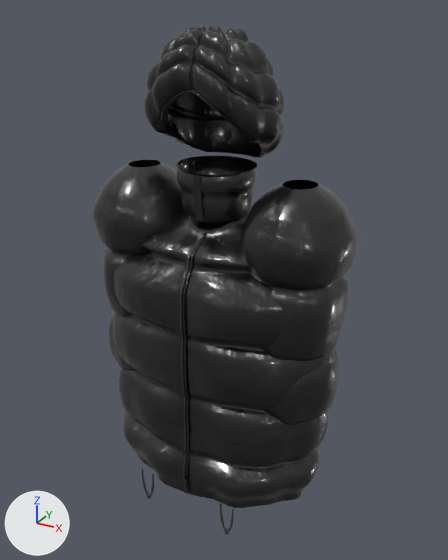
Renders of the glTF model assets/glossy-hooded-puffer.glb from each side of a commit.
The view is the same before and after, from a camera (50 mm lens) standing at (0.609, -1.079, 1.723) and looking at (0.008, 0.013, 1.177). Lighting does not change. The marker at lower left points along +X, +Y and +Z. The older version comes first. Vertices at exactly the same position are counted once.

The first picture shows 'Hood mouth edge#6', 'Measured garment body#0', 'Quilted hood#4', 'Sleeve#19', 'Sleeve#23', 'Stand collar#2', 'Zip tape#7' and 6 more.
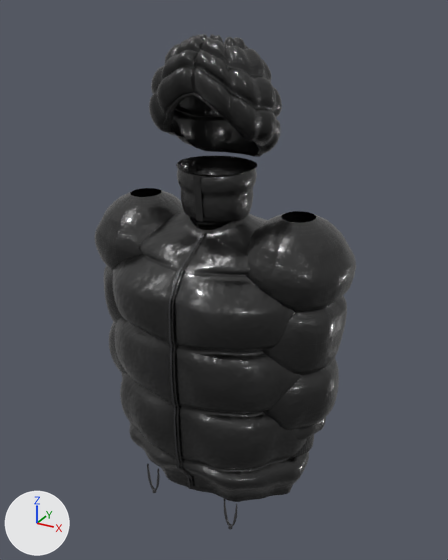
Patch to the scene script:
```diff
--- a/assets/glossy-hooded-puffer.glb.py
+++ b/assets/glossy-hooded-puffer.glb.py
@@ me_measured_garment_body_0 @@
 # used by ob_measured_garment_body_0; location = (0.0, 0.0, 0.0)
-me_measured_garment_body_0.from_pydata(...)  # 9409 vertices, 18432 faces; spans x -0.273..0.275, y -0.161..0.168, z 0.7..1.34
+me_measured_garment_body_0.from_pydata(...)  # 9409 vertices, 18432 faces; spans x -0.245..0.247, y -0.194..0.202, z 0.7..1.34
+# me_measured_garment_body_0 part 1: 8429 of 9409 vertices moved; they spanned x -0.273..0.275, y -0.161..0.168, z 0.7..1.274 and now span x -0.245..0.247, y -0.194..0.202, z 0.7..1.274; mean shift (0.0, 0.0, 0.0); largest move (0.0, -0.142, 1.114) -> (0.0, -0.182, 1.114)
 me_measured_garment_body_0.materials.append(mat_glossy_hooded_puffer_body_photo)
@@ me_quilted_hood_4 @@
 # used by ob_quilted_hood_4; location = (0.0, 0.0, 0.0)
-me_quilted_hood_4.from_pydata(...)  # 5529 vertices, 10752 faces; spans x -0.142..0.142, y -0.116..0.123, z 1.439..1.694
+me_quilted_hood_4.from_pydata(...)  # 5529 vertices, 10752 faces; spans x -0.132..0.132, y -0.108..0.123, z 1.44..1.679
+# me_quilted_hood_4 part 2: 4687 of 5529 vertices moved; they spanned x -0.142..0.142, y -0.116..0.117, z 1.439..1.694 and now span x -0.132..0.132, y -0.108..0.116, z 1.44..1.679; mean shift (0.0, 0.002, -0.005); largest move (0.024, -0.006, 1.672) -> (0.021, -0.004, 1.656)
 me_quilted_hood_4.materials.append(mat_glossy_hooded_puffer_cloth_photo)
@@ me_sleeve_19 @@
 # used by ob_sleeve_19; location = (0.0, 0.0, 0.0)
-me_sleeve_19.from_pydata(...)  # 4088 vertices, 8064 faces; spans x -0.294..-0.067, y -0.118..0.121, z 0.82..1.416
+me_sleeve_19.from_pydata(...)  # 4088 vertices, 8064 faces; spans x -0.294..-0.067, y -0.118..0.121, z 0.82..1.352
+# me_sleeve_19 part 3: the whole mesh is scaled about its middle by (1, 1, 0.893), then moved by (0.0, 0.0, -0.032)
 me_sleeve_19.materials.append(mat_glossy_hooded_puffer_cloth_photo)
@@ me_sleeve_23 @@
 # used by ob_sleeve_23; location = (0.0, 0.0, 0.0)
-me_sleeve_23.from_pydata(...)  # 4088 vertices, 8064 faces; spans x 0.066..0.293, y -0.118..0.121, z 0.82..1.416
+me_sleeve_23.from_pydata(...)  # 4088 vertices, 8064 faces; spans x 0.066..0.293, y -0.118..0.121, z 0.82..1.352
+# me_sleeve_23 part 4: the whole mesh is scaled about its middle by (1, 1, 0.893), then moved by (0.0, 0.0, -0.032)
 me_sleeve_23.materials.append(mat_glossy_hooded_puffer_cloth_photo)
```

What differs and where, as boxes [x1, y1, x2, y2] in the pictures (448 x 560 px; the box of a moved part takes in the faces that stretch with it):
'Measured garment body#0', reshaped (12% narrower)
    before: [112, 212, 335, 508]
    after: [112, 211, 309, 502]
'Sleeve#23', moved, rescaled (7% narrower, 6% shorter)
    before: [239, 180, 358, 425]
    after: [246, 211, 356, 441]
'Quilted hood#4', reshaped (7% shorter)
    before: [144, 25, 284, 158]
    after: [149, 34, 282, 157]
'Sleeve#19', moved, rescaled (10% shorter)
    before: [93, 160, 199, 371]
    after: [95, 188, 199, 378]
part 1 of me_measured_garment_body_0, moved or reshaped
    before: [112, 221, 335, 508]
    after: [112, 218, 309, 502]
